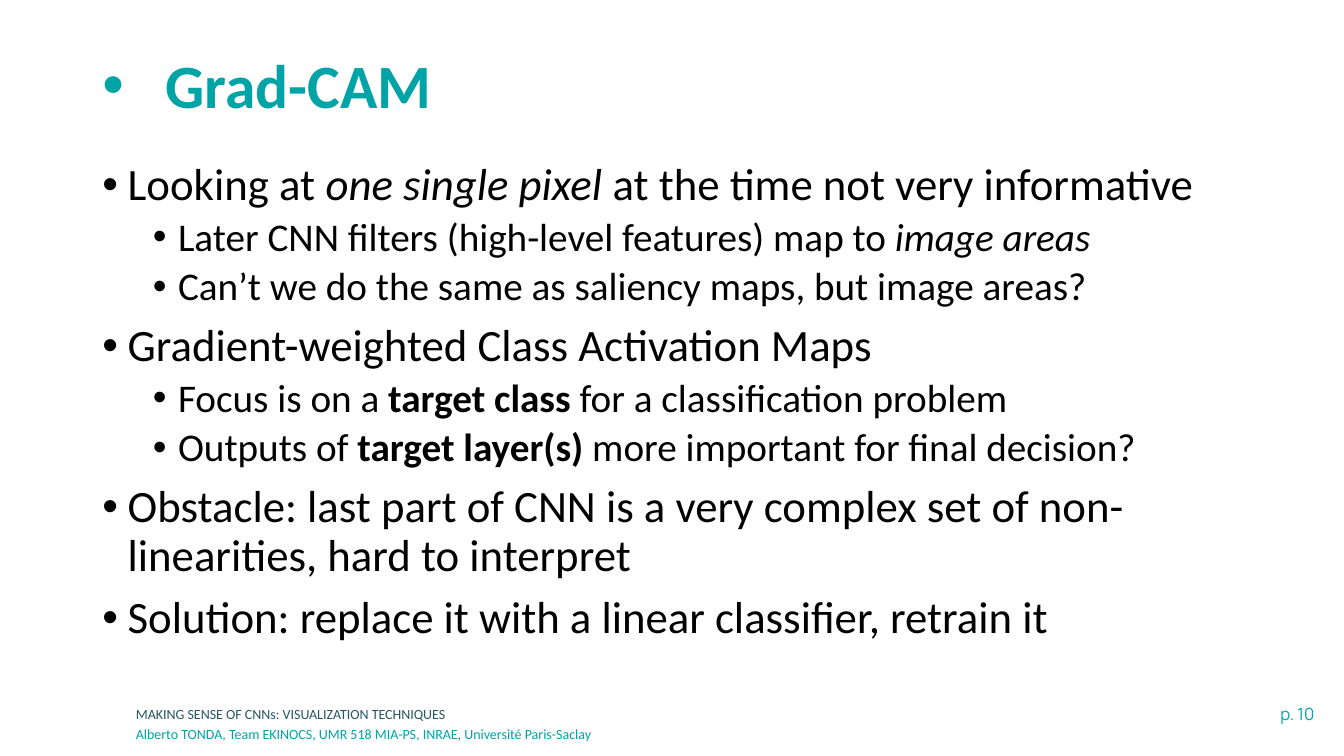
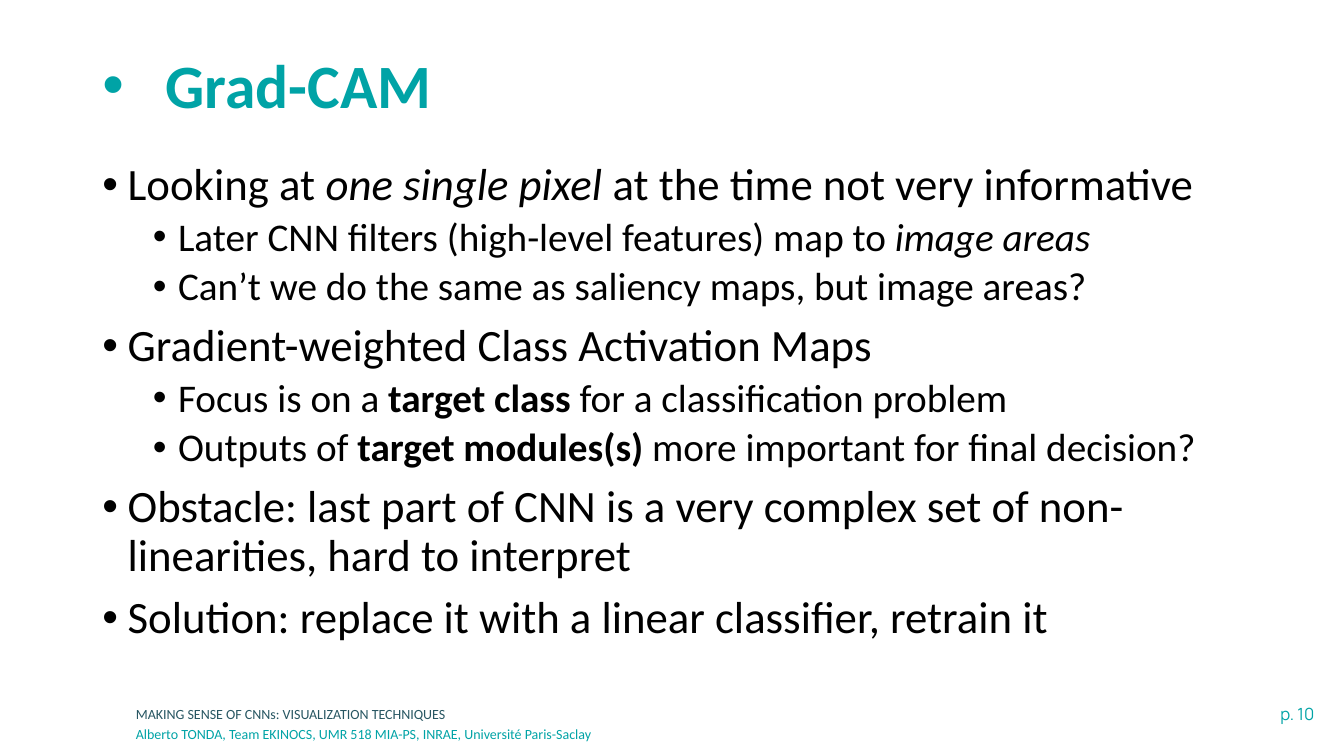
Before and after one commit to albertotonda/teaching, a slide deck: slide 10 of deep-learning-in-practice-with-pytorch/2-cnn-visualization.pptx. Drawn at 1344x756 pixels with LibreOffice and Linux fonts; fonts in the diff are those of the drawing; background and template pictures are left out. Boxes give left, top, right and bottom in pixels: in the first picture for what was removed or moved away, otherwise in the second. Text is boxed around its words. In the diff, an @@ line names an element or a change of style, - is before the commit and + after.

```diff
--- a/deep-learning-in-practice-with-pytorch/2-cnn-visualization.pptx
+++ b/deep-learning-in-practice-with-pytorch/2-cnn-visualization.pptx
@@ text at (x1=178, y1=432, x2=1195, y2=468): text changed @@
-  • Outputs of target layer(s) more important for final decision?
+  • Outputs of target modules(s) more important for final decision?
```
Also in this commit, not shown: 17 other files.
